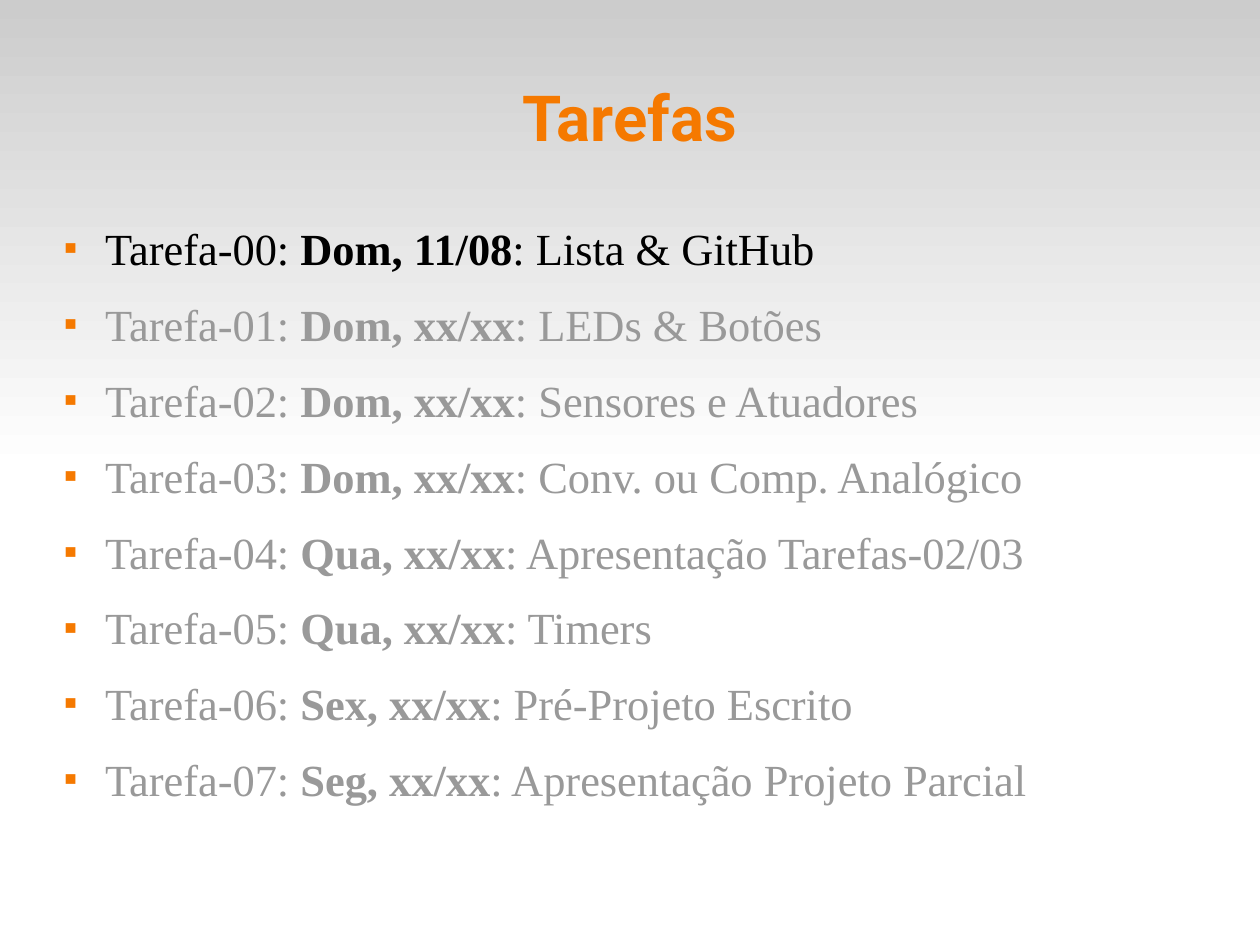
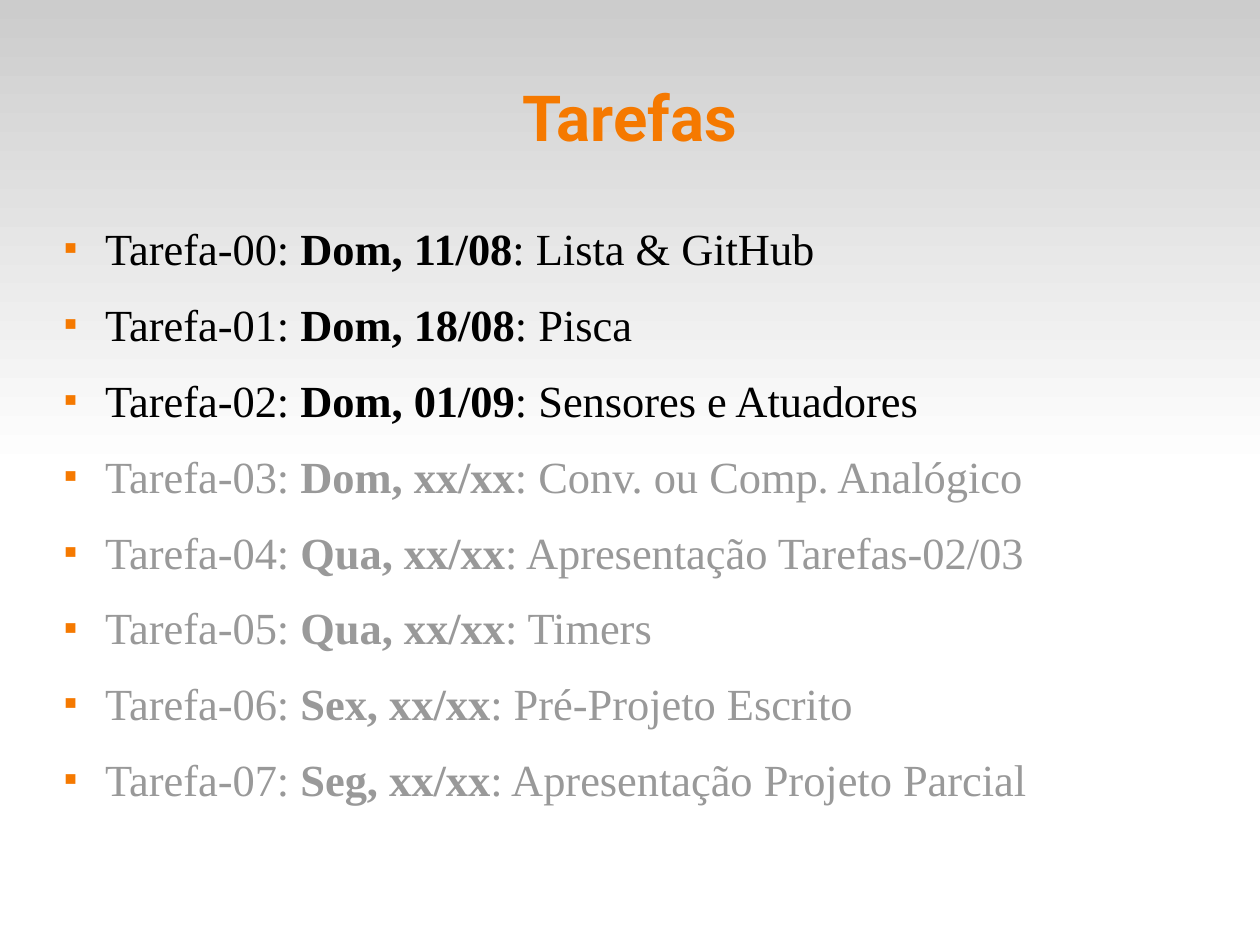
Before and after one commit to fsantanna-uerj/SE, a slide deck: slide 14 of Slides/se-00-intro.odp (slide 15 before the commit). Drawn at 1260x945 pixels with LibreOffice and Linux fonts; fonts in the diff are those of the drawing. Boxes give left, top, right and bottom in pixels: in the first picture for what was removed or moved away, otherwise in the second. Text is boxed around its words. In the diff, an @@ line names an element or a change of style, - is before the commit and + after.

```diff
--- a/Slides/se-00-intro.odp
+++ b/Slides/se-00-intro.odp
@@ text at bbox=[105, 309, 917, 424]: text changed; text colour #999999 to #000000 @@
-■ Tarefa-01: Dom, xx/xx: LEDs & Botões
-■ Tarefa-02: Dom, xx/xx: Sensores e Atuadores
+■ Tarefa-01: Dom, 18/08: Pisca
+■ Tarefa-02: Dom, 01/09: Sensores e Atuadores
```
Also in this commit, not shown: 4 other slides changed, 1 slide removed, 4 other files.
